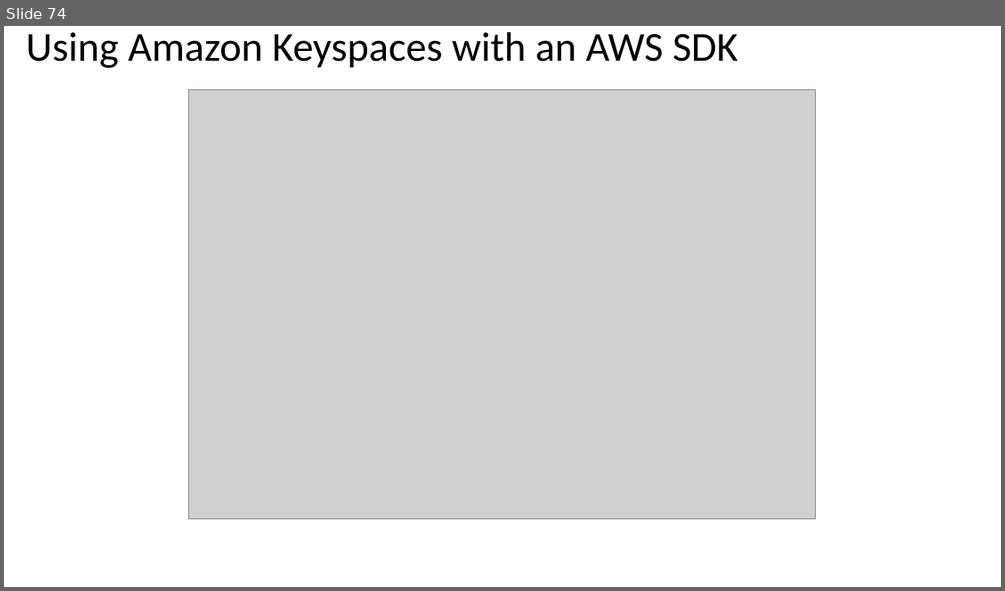
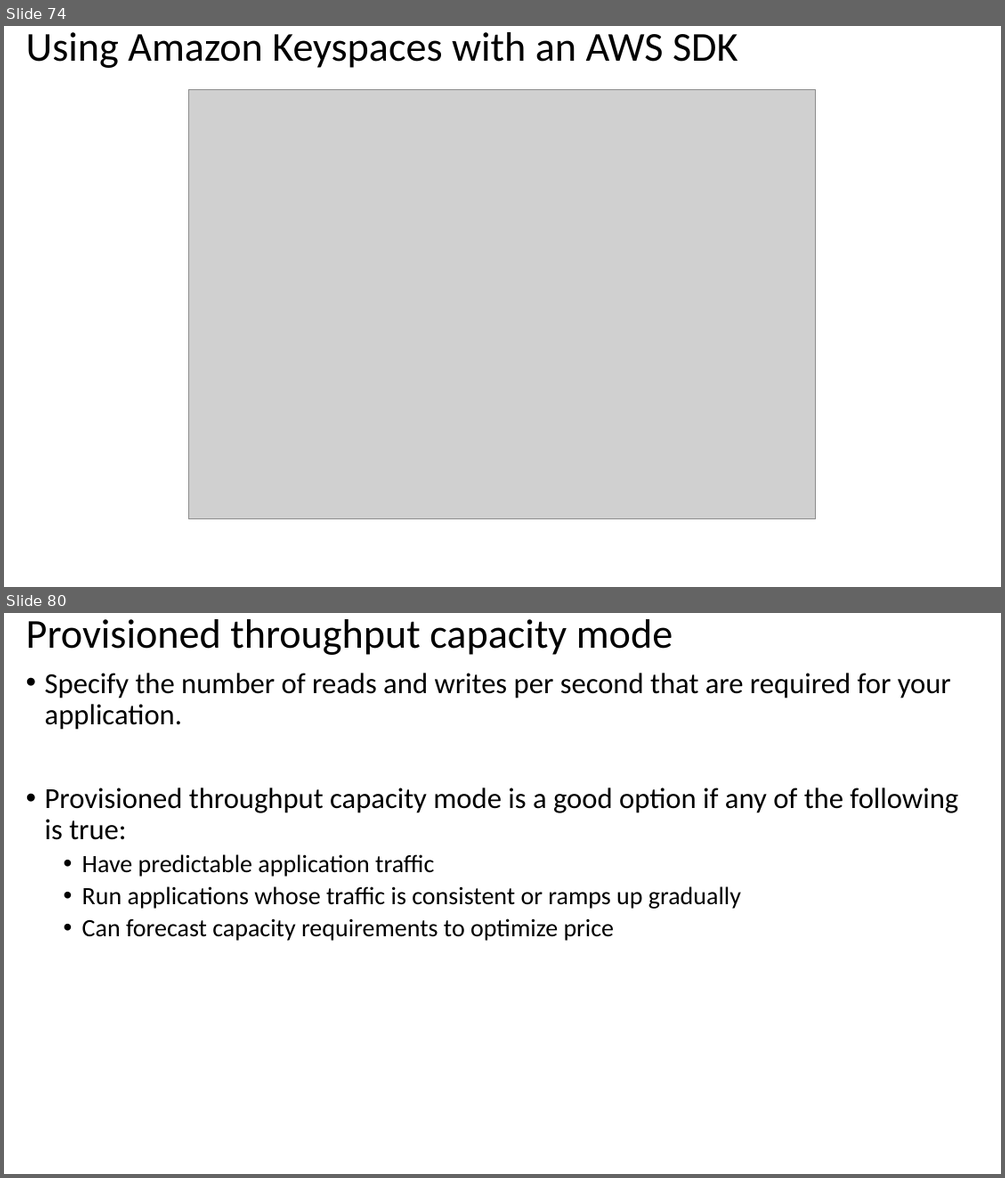
Before and after one commit to atingupta2005/nosql-databases-aws-azure-oct-23, a slide deck: PPTs/3-AWS-Keyspaces.pptx. Shown one above the other, each under a label of ours: slide 74 before the commit, slides 74 and 80 after it; the slides between them are not shown. The pictures are 1005x591 and 1005x1178 pixels, drawn with LibreOffice and Linux fonts; fonts in the diff are those of the drawing; grey boxes stand for pictures. Boxes give left, top, right and bottom in pixels: in the first picture for what was removed or moved away, otherwise in the second. Text is boxed around its words. In the diff, an @@ line names an element or a change of style, - is before the commit and + after.

```diff
--- a/PPTs/3-AWS-Keyspaces.pptx
+++ b/PPTs/3-AWS-Keyspaces.pptx
@@ slide 80 added at (4, 613, 1001, 1174), background #FFFFFF @@
@@ title added at (26, 619, 672, 655), 39.6 pt, text #000000 @@
+Provisioned throughput capacity mode
@@ text added at (45, 673, 958, 941), 28 pt, text #000000 @@
+• Specify the number of reads and writes per second that are required for your application.
+• Provisioned throughput capacity mode is a good option if any of the following is true:
+  • Have predictable application traffic
+  • Run applications whose traffic is consistent or ramps up gradually
+  • Can forecast capacity requirements to optimize price
```
Also in this commit, not shown: 48 slides changed, 42 other slides added, 3 other files.
